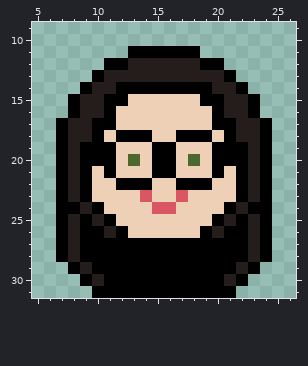
A pixel-art file gets an edit: Assets/Sprites/DinahHead.aseprite. This is how it looked before the edit.
32x32 pixels, 1 frame. Shown: x 5..26, y 9..31.
And afterwards:
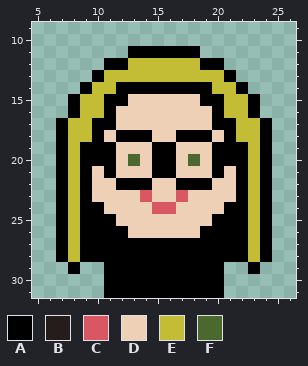
Palette (. is transparent): A #000000  B #241d1b  C #d95763  D #edd0b5  E #c3bc35  F #4b692f
Edits made:
y 12: x 13..18 BBBBBB -> EEEEEE
y 13: x 11..20 BBBBBBBBBB -> EEEEEEEEEE
y 14: x 10..11 BB -> EE; x 20..21 BB -> EE
y 15..16: x 9..10 BB -> EE; x 21..22 BB -> EE
y 17..18: x 8..9 BB -> EE; x 22..23 BB -> EE
y 19..23: x 8 B -> E; x 23 B -> E
y 24: x 8..9 AB -> EA; x 22..23 BA -> AE
y 25: x 8 B -> E; x 10 B -> A; x 21 B -> A; x 23 B -> E
y 26: x 8 B -> E; x 11 B -> A; x 20 B -> A; x 23 B -> E
y 27..28: x 8 B -> E; x 23 B -> E
y 29: x 9..10 BA -> ..; x 21..22 AB -> ..
y 30: x 9..10 AB -> ..; x 21..22 BA -> ..
y 31: x 10 A -> .; x 21 A -> .
